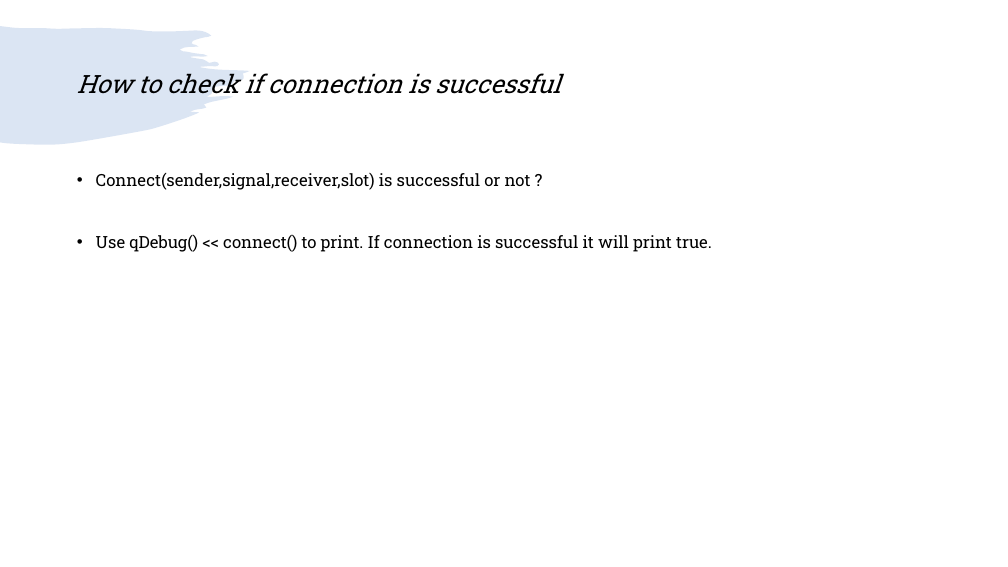
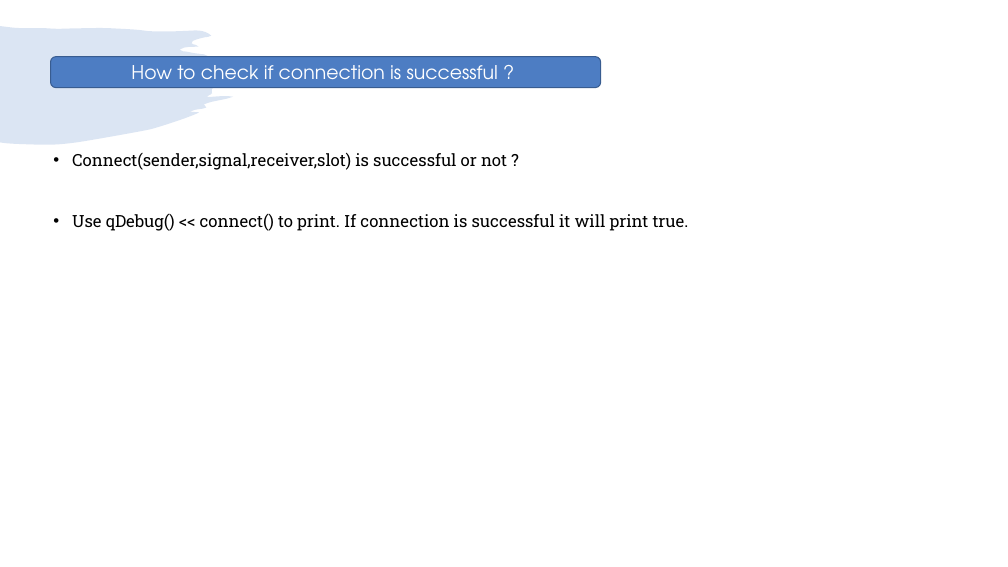
Before and after one commit to girishlande/QtProjects, a slide deck: slide 5 of learnings.pptx. Drawn at 1008x567 pixels with LibreOffice and Linux fonts; fonts in the diff are those of the drawing. Boxes give left, top, right and bottom in pixels: in the first picture for what was removed or moved away, otherwise in the second. Text is boxed around its words. In the diff, an @@ line names an element or a change of style, - is before the commit and + after.

```diff
--- a/learnings.pptx
+++ b/learnings.pptx
@@ rounded rectangle "How to check if connection ..." resized from (x1=77, y1=73, x2=560, y2=94) to (x1=51, y1=57, x2=601, y2=88) @@
@@ rounded rectangle "How to check if connection ..." at (x1=51, y1=57, x2=601, y2=88): fill none to #4D7DC3; outline none to #395C90 1 pt @@
@@ text in rounded rectangle at (x1=131, y1=65, x2=498, y2=88): text changed; size 24 to 18 pt; font Roboto Slab to TeX Gyre Adventor; text colour #000000 to #FFFFFF; italic off @@
-How to check if connection is successful
+How to check if connection is successful ?
@@ text "Connect(sender,signal,receiver,slot) is successful or not ..." moved from (x1=96, y1=173, x2=712, y2=252) to (x1=72, y1=153, x2=689, y2=231) @@
```
Also in this commit, not shown: 9 other slides changed, 16 slides added.
